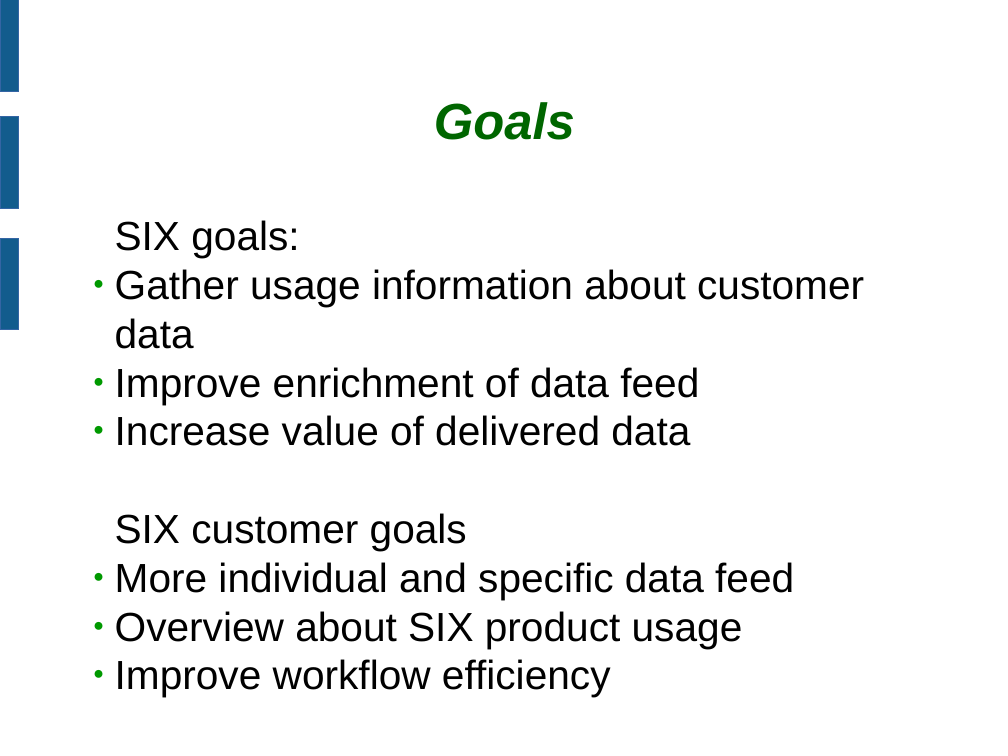
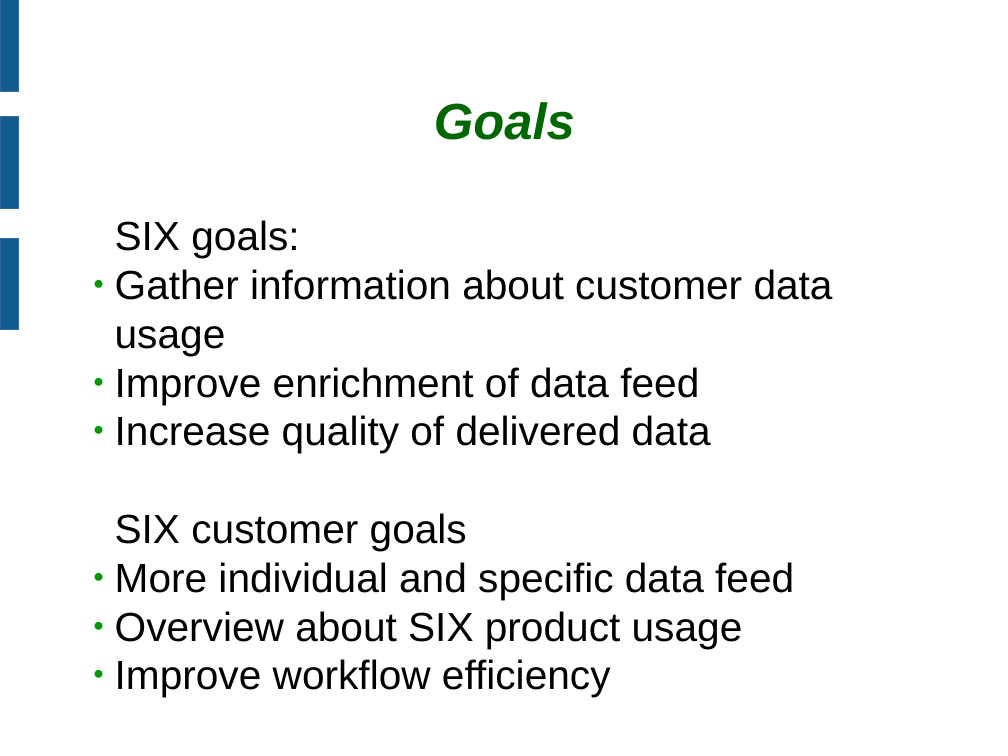
Before and after one commit to flosama/dataenlightenment, a slide deck: slide 2 of doc/presi.odp. Drawn at 1008x756 pixels with LibreOffice and Linux fonts; fonts in the diff are those of the drawing; background and template pictures are left out. Boxes give left, top, right and bottom in pixels: in the first picture for what was removed or moved away, otherwise in the second. Text is boxed around its words. In the diff, an @@ line names an element or a change of style, - is before the commit and + after.

```diff
--- a/doc/presi.odp
+++ b/doc/presi.odp
@@ text at (115, 269, 833, 356): text changed @@
-● Gather usage information about customer data
+● Gather information about customer data
+  usage
@@ text at (115, 415, 711, 453): text changed @@
-● Increase value of delivered data
+● Increase quality of delivered data
```
Also in this commit, not shown: 1 other slide changed, 1 slide added, 1 slide removed, 1 other file.
